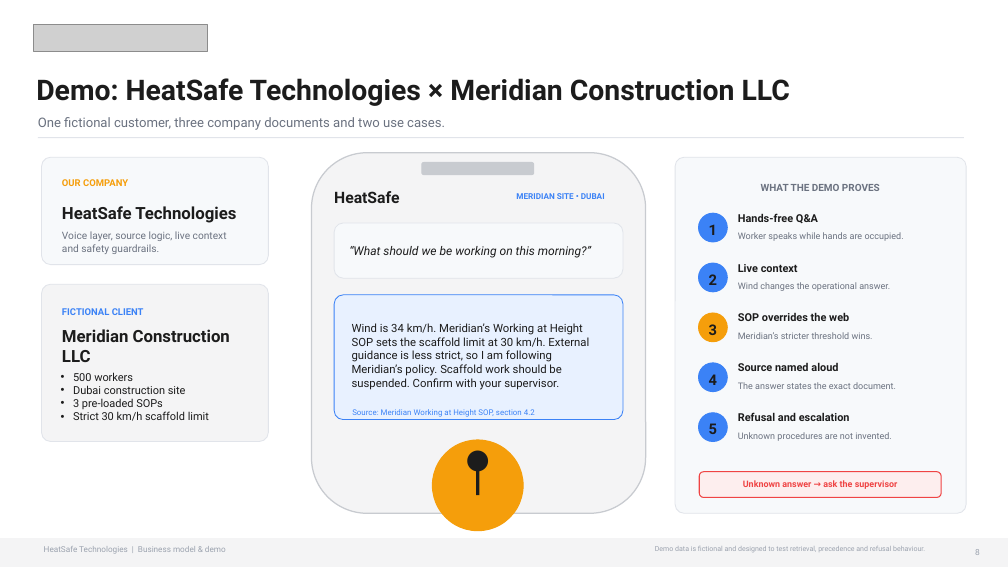
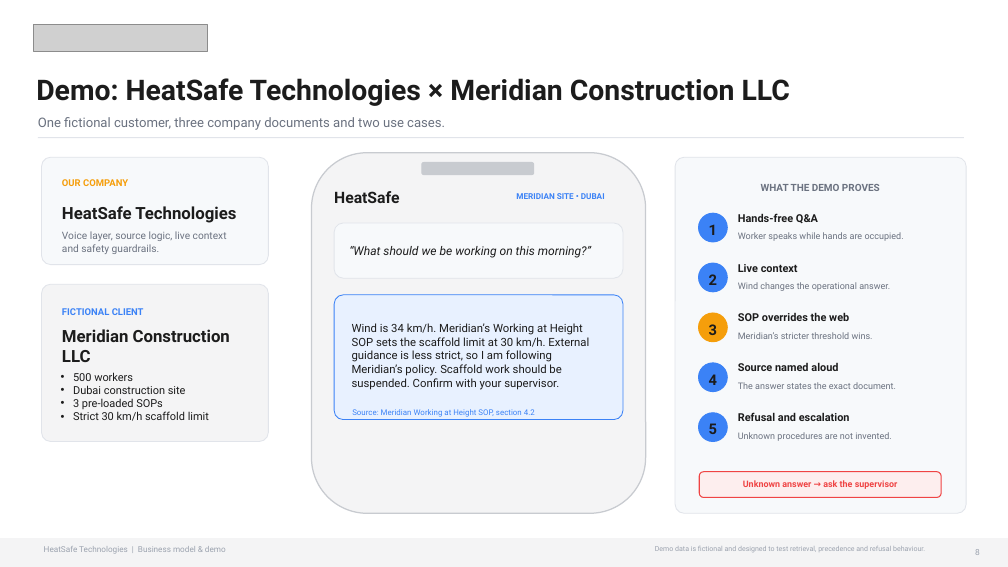
Before and after one commit to ssuvorin/BUILDERS-3, a slide deck: slide 8 of docs/presentation/HeatSafe_Business_Model_Branded.pptx. Drawn at 1008x567 pixels with LibreOffice and Linux fonts; fonts in the diff are those of the drawing; grey boxes stand for pictures. Boxes give left, top, right and bottom in pixels: in the first picture for what was removed or moved away, otherwise in the second. Text is boxed around its words. In the diff, an @@ line names an element or a change of style, - is before the commit and + after.

```diff
--- a/docs/presentation/HeatSafe_Business_Model_Branded.pptx
+++ b/docs/presentation/HeatSafe_Business_Model_Branded.pptx
@@ ellipse removed at <box>433,440,523,531</box> @@
@@ text removed at <box>433,445,523,471</box> @@
-●
@@ line removed from (478, 469) to (478, 495) @@
```
Also in this commit, not shown: 1 other file.
